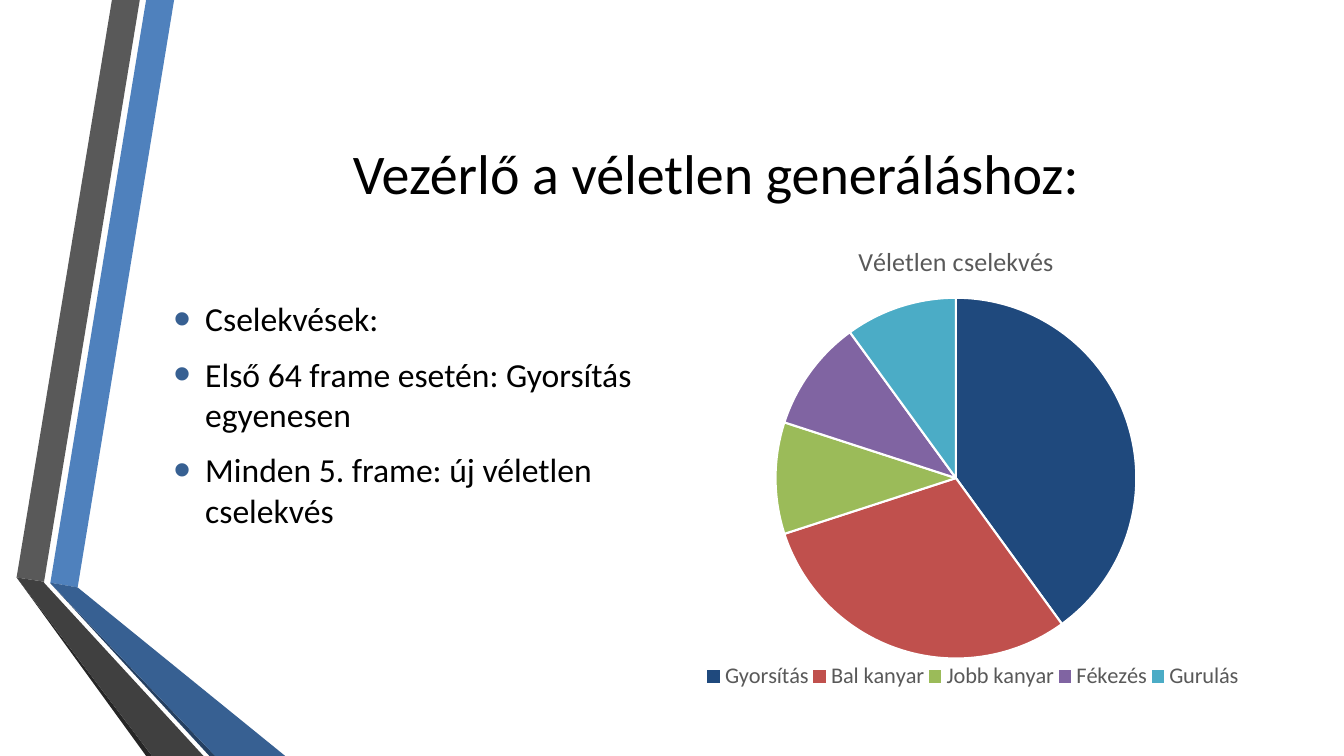
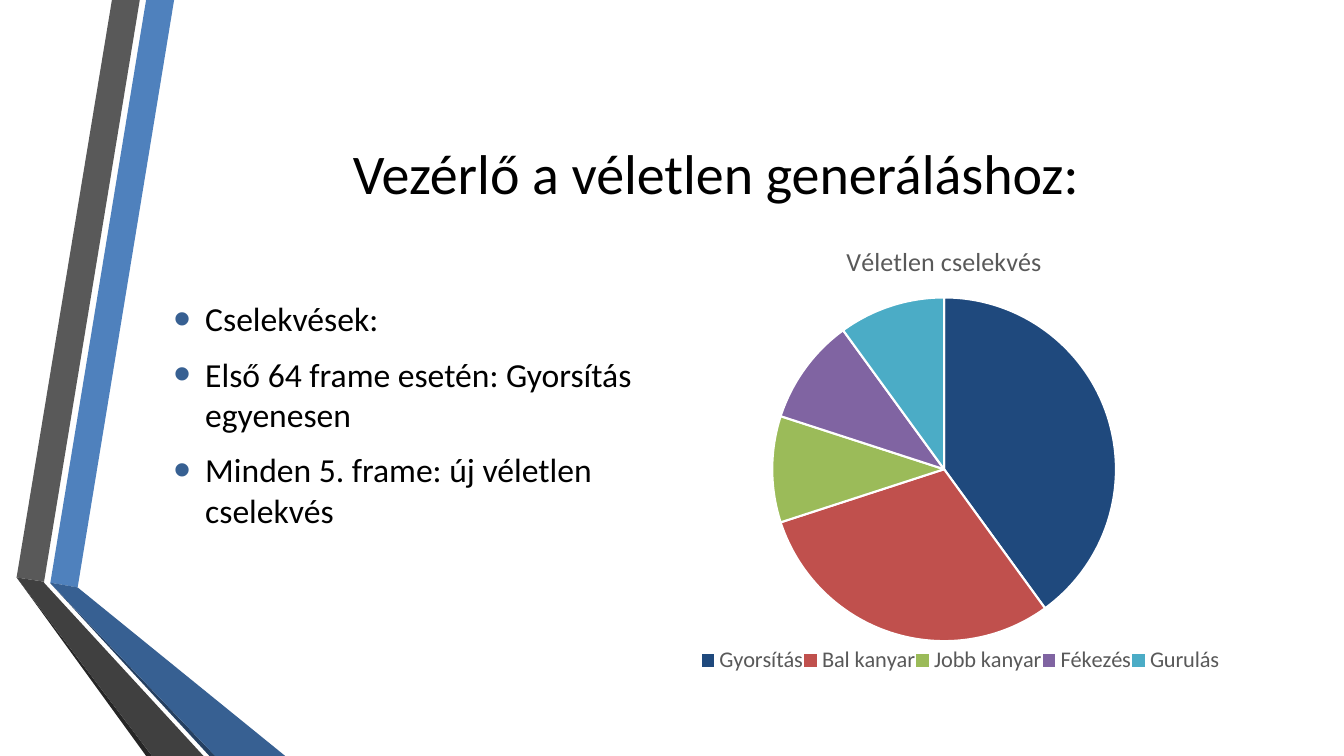
Before and after one commit to ffabi/SemesterProject, a slide deck: slide 5 of Szimpózium0313.pptx. Drawn at 1344x756 pixels with LibreOffice and Linux fonts; fonts in the diff are those of the drawing; background and template pictures are left out. Boxes give left, top, right and bottom in pixels: in the first picture for what was removed or moved away, otherwise in the second. Text is boxed around its words. In the diff, an @@ line names an element or a change of style, - is before the commit and + after.

```diff
--- a/Szimpózium0313.pptx
+++ b/Szimpózium0313.pptx
@@ pie chart: place and size @@
-pie chart at (644,226,1268,716)
+pie chart at (644,226,1245,699)
```
Also in this commit, not shown: 1 other slide changed.
